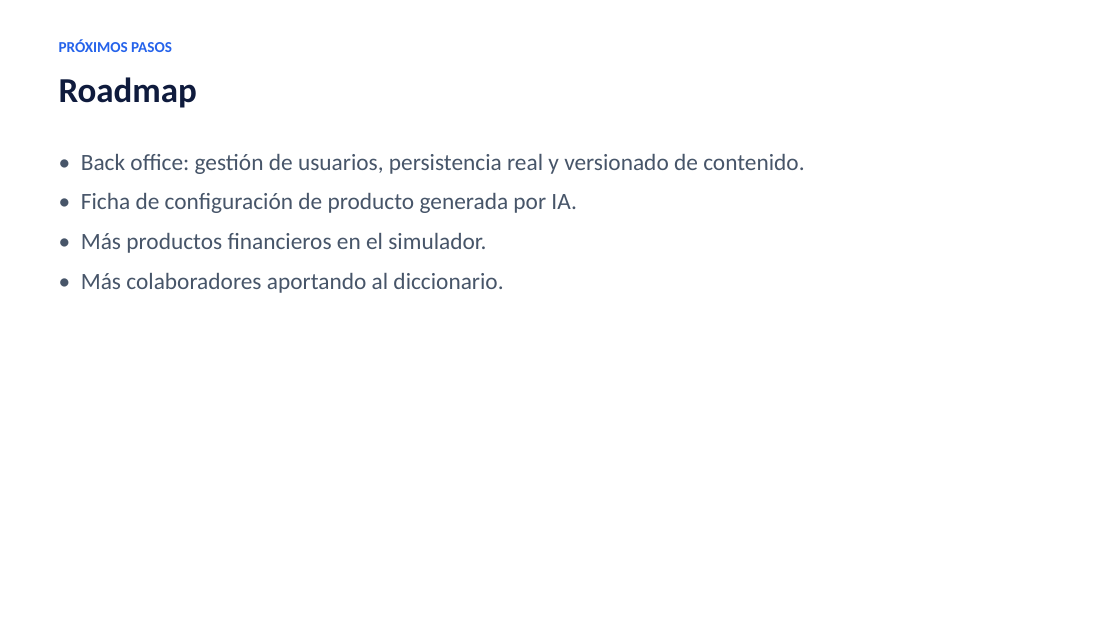
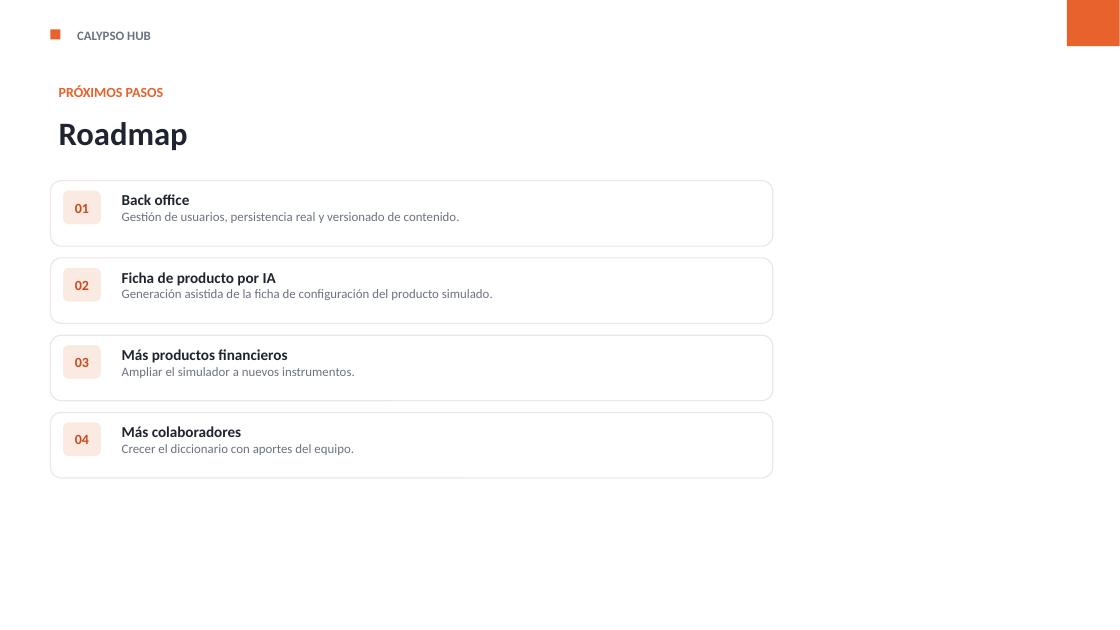
Before and after one commit to gabrielalonso-pr/calypso-knowledge-hub, a slide deck: slide 11 of presentation/calypso-knowledge-hub.pptx. Drawn at 1120x630 pixels with LibreOffice and Linux fonts; fonts in the diff are those of the drawing. Boxes give left, top, right and bottom in pixels: in the first picture for what was removed or moved away, otherwise in the second. Text is boxed around its words. In the diff, an @@ line names an element or a change of style, - is before the commit and + after.

```diff
--- a/presentation/calypso-knowledge-hub.pptx
+++ b/presentation/calypso-knowledge-hub.pptx
@@ rectangle added at [50, 29, 60, 39], fill #E8622C @@
@@ rectangle added at [1067, 0, 1120, 46], fill #E8622C @@
@@ text added at [77, 31, 151, 40], 11 pt, text #6B7280, bold @@
+CALYPSO HUB
@@ text "PRÓXIMOS PASOS": place and size @@
-text "PRÓXIMOS PASOS" at [59, 39, 172, 52]
+text "PRÓXIMOS PASOS" at [59, 86, 164, 97]
@@ text "PRÓXIMOS PASOS" at [59, 86, 164, 97]: size 13 to 12 pt, text colour #2563EB to #E8622C @@
@@ text "Roadmap": place and size @@
-text "Roadmap" at [59, 77, 197, 108]
+text "Roadmap" at [59, 122, 188, 150]
@@ text "Roadmap" at [59, 122, 188, 150]: size 30 to 28 pt, text colour #0F1B3D to #1F2430 @@
@@ text removed at [81, 154, 804, 293] @@
-• Back office: gestión de usuarios, persistencia real y versionado de contenido.
-• Ficha de configuración de producto generada por IA.
-• Más productos financieros en el simulador.
-• Más colaboradores aportando al diccionario.
@@ rounded rectangle added at [50, 181, 773, 246], fill #FFFFFF, outline #ECE7E2 1 pt @@
@@ rounded rectangle added at [63, 191, 101, 224], fill #FBEAE2, 12 pt, text #C84A1E, bold @@
+01
@@ text added at [122, 194, 460, 223], 11 pt, text #6B7280 @@
+Back office
+Gestión de usuarios, persistencia real y versionado de contenido.
@@ rounded rectangle added at [50, 258, 773, 323], fill #FFFFFF, outline #ECE7E2 1 pt @@
@@ rounded rectangle added at [63, 268, 101, 302], fill #FBEAE2, 12 pt, text #C84A1E, bold @@
+02
@@ text added at [122, 272, 493, 300], 11 pt, text #6B7280 @@
+Ficha de producto por IA
+Generación asistida de la ficha de configuración del producto simulado.
@@ rounded rectangle added at [50, 335, 773, 401], fill #FFFFFF, outline #ECE7E2 1 pt @@
@@ rounded rectangle added at [63, 345, 101, 379], fill #FBEAE2, 12 pt, text #C84A1E, bold @@
+03
@@ text added at [122, 349, 355, 378], 11 pt, text #6B7280 @@
+Más productos financieros
+Ampliar el simulador a nuevos instrumentos.
@@ rounded rectangle added at [50, 413, 773, 478], fill #FFFFFF, outline #ECE7E2 1 pt @@
@@ rounded rectangle added at [63, 423, 101, 456], fill #FBEAE2, 12 pt, text #C84A1E, bold @@
+04
@@ text added at [122, 426, 354, 455], 11 pt, text #6B7280 @@
+Más colaboradores
+Crecer el diccionario con aportes del equipo.
```
Also in this commit, not shown: 11 other slides changed, 1 other file.
